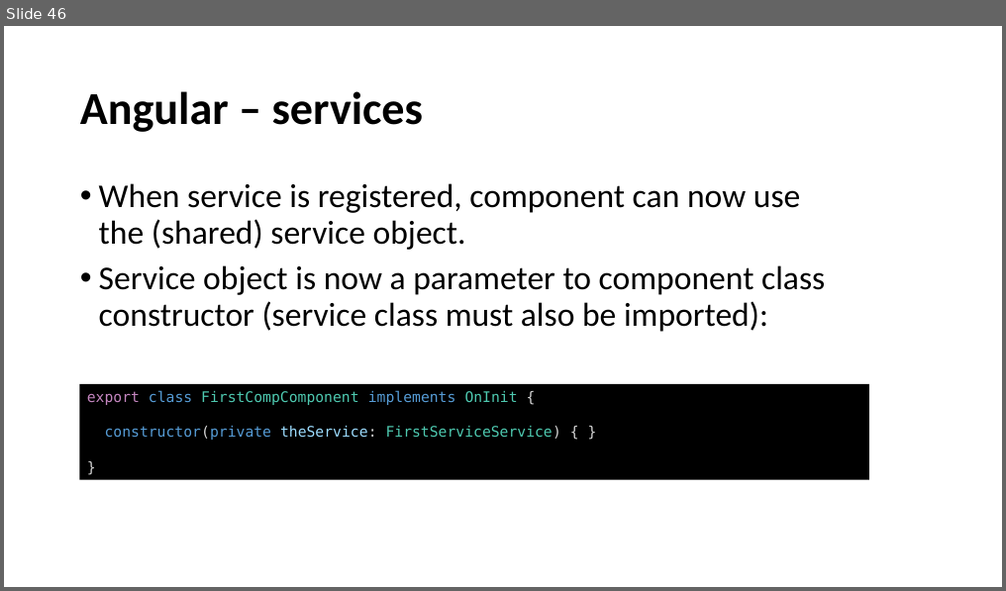
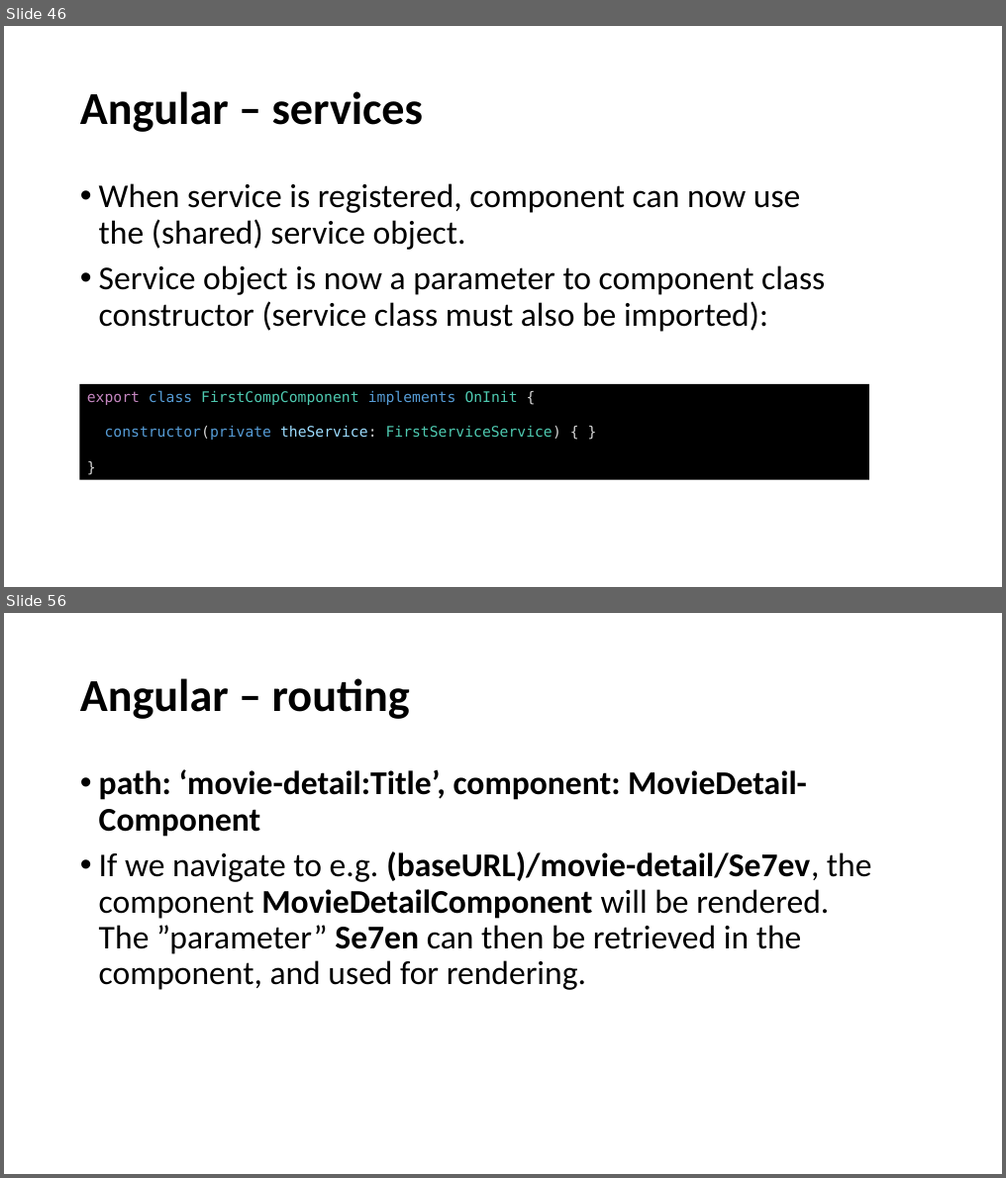
Before and after one commit to perl-easj/WebProg, a slide deck: 60_Angular/Angular.pptx. Shown one above the other, each under a label of ours: slide 46 before the commit, slides 46 and 56 after it; the slides between them are not shown. The pictures are 1006x591 and 1006x1178 pixels, drawn with LibreOffice and Linux fonts; fonts in the diff are those of the drawing. Boxes give left, top, right and bottom in pixels: in the first picture for what was removed or moved away, otherwise in the second. Text is boxed around its words. In the diff, an @@ line names an element or a change of style, - is before the commit and + after.

Commit message:
Update of Angular exercises and presentation

```diff
--- a/60_Angular/Angular.pptx
+++ b/60_Angular/Angular.pptx
@@ slide 56 added at (4,613,1002,1174), background #FFFFFF @@
@@ title added at (80,678,410,719), 44 pt, text #000000, bold @@
+Angular – routing
@@ text added at (99,769,872,990), 32 pt, text #000000 @@
+• path: ‘movie-detail:Title’, component: MovieDetail-Component
+• If we navigate to e.g. (baseURL)/movie-detail/Se7ev, the component MovieDetailComponent will be rendered. The ”parameter” Se7en can then be retrieved in the component, and used for rendering.
```
Also in this commit, not shown: 1 slide changed, 24 other slides added, 1 other file.
